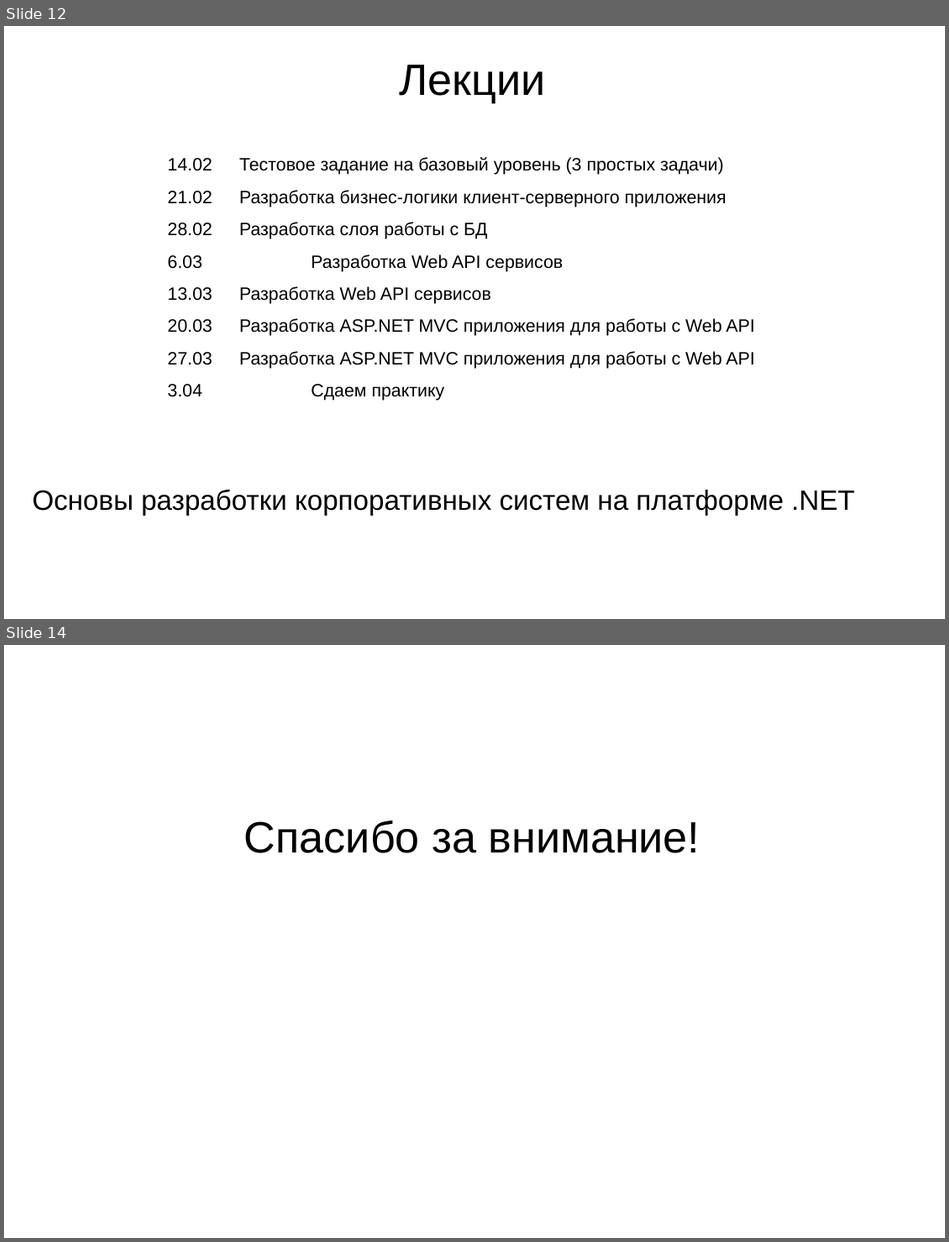
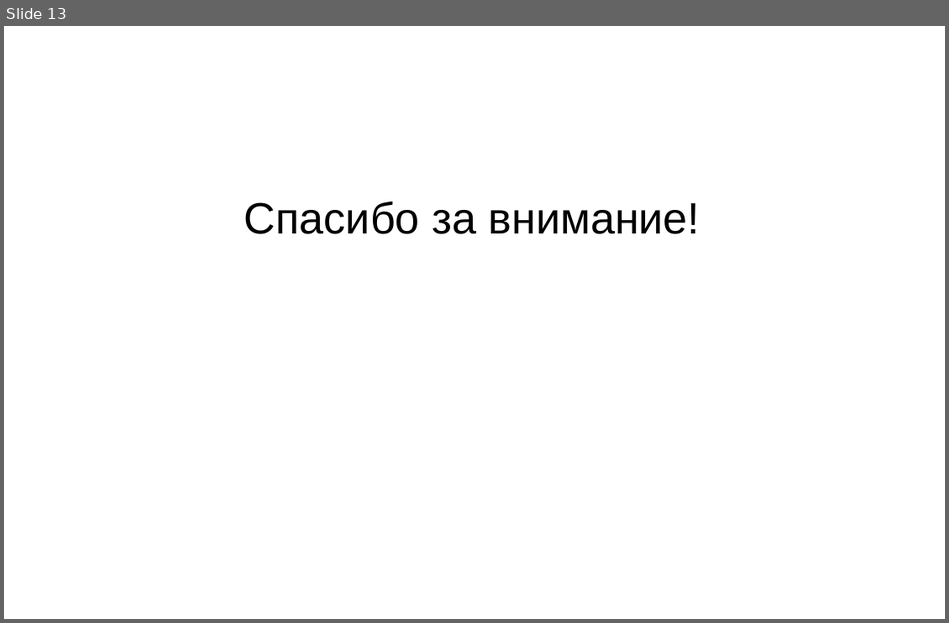
Before and after one commit to PeshekhonovK/ExampleSolution, a slide deck: docs/ЛЭТИ ВвПП 2020.1.pptx. Shown one above the other, each under a label of ours: slides 12 and 14 before the commit, slide 13 after it; the slides between them are not shown. The pictures are 949x1242 and 949x623 pixels, drawn with LibreOffice and Linux fonts; fonts in the diff are those of the drawing; background and template pictures are left out. Boxes give left, top, right and bottom in pixels: in the first picture for what was removed or moved away, otherwise in the second. Text is boxed around its words. In the diff, an @@ line names an element or a change of style, - is before the commit and + after.

```diff
--- a/docs/ЛЭТИ ВвПП 2020.1.pptx
+++ b/docs/ЛЭТИ ВвПП 2020.1.pptx
@@ slide 12 removed at [4, 26, 945, 619], background picture (left out) @@
@@ text removed at [400, 65, 546, 104] @@
-Лекции
@@ text removed at [168, 157, 754, 401] @@
-14.02 Тестовое задание на базовый уровень (3 простых задачи)
-21.02 Разработка бизнес-логики клиент-серверного приложения
-28.02 Разработка слоя работы с БД
-6.03 Разработка Web API сервисов
-13.03 Разработка Web API сервисов
-20.03 Разработка ASP.NET MVC приложения для работы с Web API
-27.03 Разработка ASP.NET MVC приложения для работы с Web API
-3.04 Сдаем практику
@@ text removed at [33, 489, 854, 515] @@
-Основы разработки корпоративных систем на платформе .NET
@@ what was slide 14 is now slide 13 @@
```
Also in this commit, not shown: 4 slides changed.
